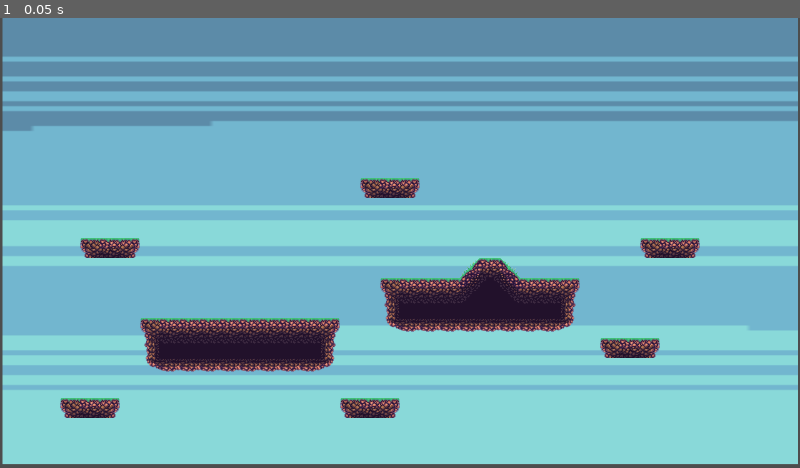
Above: before the commit, frame 1.
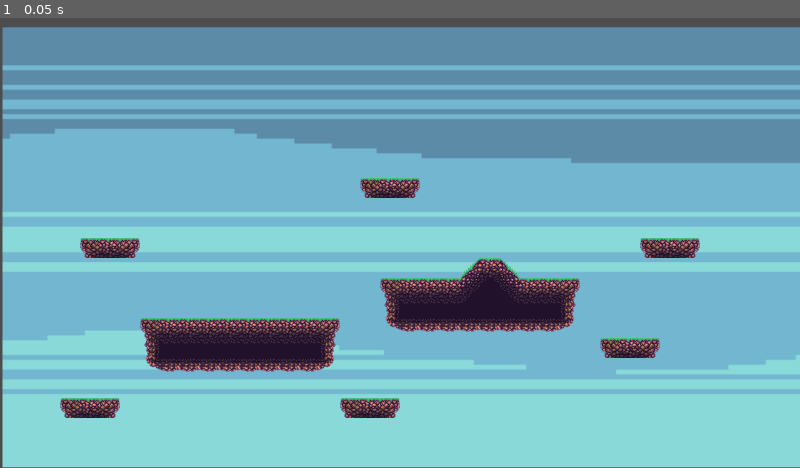
Above: after the commit, the same moment.

Repository: NightRzz/PR-Projekt-grupowy
Game: Godot game, scene res://game.tscn
The game is run twice, just before and just after one commit, with the same random seed, the same clock (stepped at 60 frames per second) and the same inputs. This scene is started directly instead of the project's main scene.
Inputs:
- Up to frame 1 (0.05 s): no input

The runs differ from the first frame. In frame 1, 32% of the frame differs, in the area x 0-100%, y 0-100%.

Commit message:
Camera pos update

Diff:
--- a/game.tscn
+++ b/game.tscn
@@ -506,10 +506,9 @@
 script = ExtResource("1_feb5d")
 
 [node name="Sprite2D" type="Sprite2D" parent="."]
-position = Vector2(640.5, 357.182)
-scale = Vector2(7.95625, 1.98232)
+position = Vector2(642.5, 367)
+scale = Vector2(1.99531, 1.95556)
 texture = ExtResource("2_fc0e3")
-hframes = 4
 
 [node name="AnimationPlayer" type="AnimationPlayer" parent="Sprite2D"]
 libraries = {
--- a/player.tscn
+++ b/player.tscn
@@ -17,11 +17,19 @@
 
 [node name="Camera2D" type="Camera2D" parent="."]
 zoom = Vector2(1.5, 1.5)
+limit_left = 0
+limit_top = 20
+limit_right = 1280
+limit_bottom = 720
 limit_smoothed = true
 position_smoothing_enabled = true
 rotation_smoothing_enabled = true
 drag_horizontal_enabled = true
 drag_vertical_enabled = true
+drag_left_margin = 0.02
+drag_top_margin = 0.02
+drag_right_margin = 0.02
+drag_bottom_margin = 0.02
 
 [node name="CollisionShape2D" type="CollisionShape2D" parent="."]
 physics_interpolation_mode = 1
